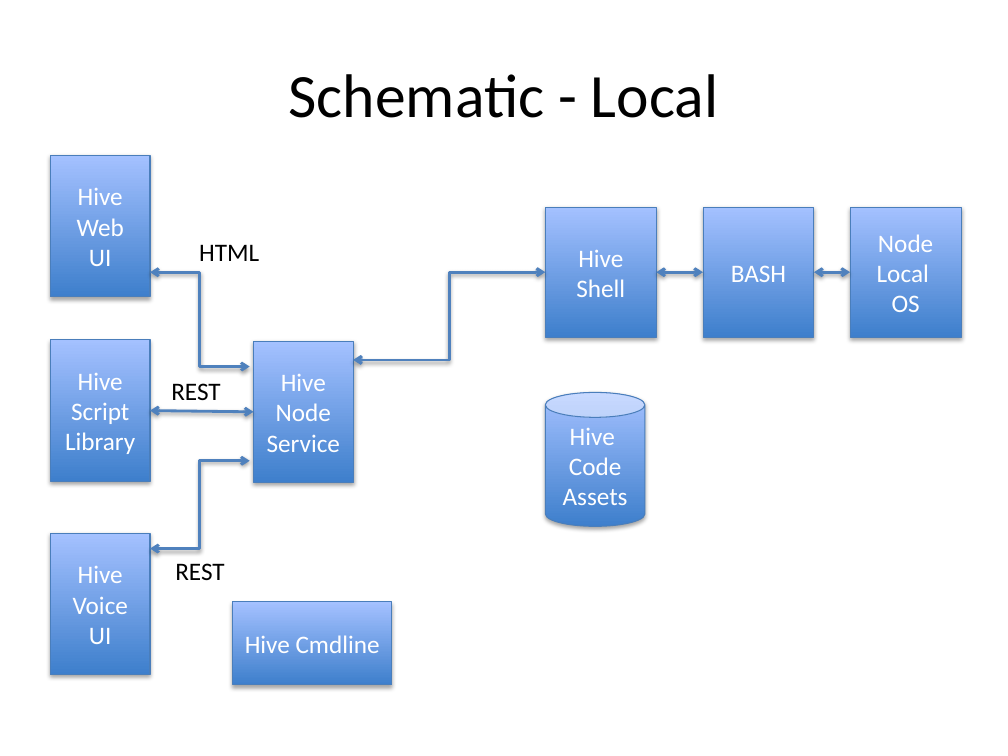
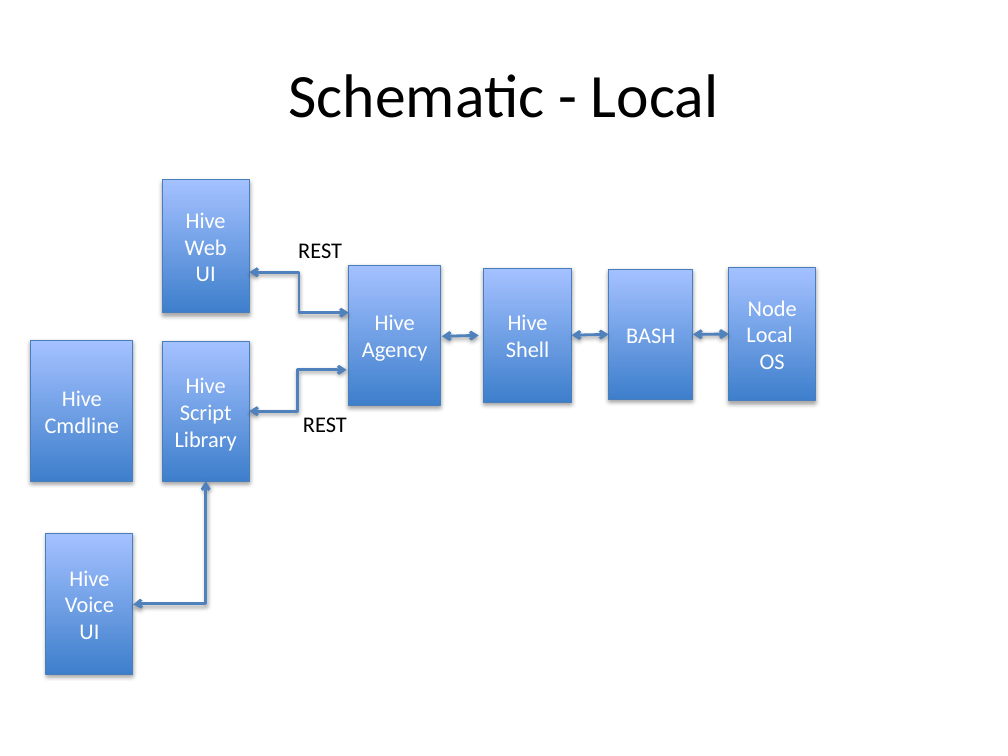
Before and after one commit to pitaman71/cloudburst, a slide deck: slide 2 of Hive System Architecture.pptx. Drawn at 1008x756 pixels with LibreOffice and Linux fonts; fonts in the diff are those of the drawing. Boxes give left, top, right and bottom in pixels: in the first picture for what was removed or moved away, otherwise in the second. Text is boxed around its words. In the diff, an @@ line names an element or a change of style, - is before the commit and + after.

```diff
--- a/Hive System Architecture.pptx
+++ b/Hive System Architecture.pptx
@@ rectangle "Hive": place and size @@
-rectangle "Hive" at [50, 155, 150, 296]
+rectangle "Hive" at [162, 179, 249, 312]
@@ size 18 to 16 pt in 9 elements at [46, 533, 133, 674], [162, 342, 249, 482], [162, 179, 249, 312], [484, 268, 572, 402], [303, 417, 347, 432], [609, 269, 694, 399], [729, 267, 815, 401], [31, 340, 133, 481], [298, 243, 342, 258] @@
@@ text "REST": place and size @@
-text "REST" at [175, 563, 224, 580]
+text "REST" at [298, 243, 342, 258]
@@ text removed at [199, 244, 259, 261] @@
-HTML
@@ rectangle "Hive": place and size @@
-rectangle "Hive" at [253, 342, 353, 483]
+rectangle "Hive" at [349, 265, 440, 405]
@@ rectangle "Hive Shell": place and size @@
-rectangle "Hive Shell" at [545, 208, 656, 338]
+rectangle "Hive Shell" at [484, 268, 572, 402]
@@ rectangle "BASH": place and size @@
-rectangle "BASH" at [703, 208, 813, 338]
+rectangle "BASH" at [609, 269, 694, 399]
@@ rectangle "Node Local": place and size @@
-rectangle "Node Local" at [850, 208, 961, 338]
+rectangle "Node Local" at [729, 267, 815, 401]
@@ elbow double arrow moved from (150, 272) - (250, 367) to (249, 272) - (349, 312) @@
@@ elbow double arrow removed from (353, 360) to (545, 272) @@
@@ text in rectangle at [375, 315, 415, 330]: size 18 to 16 pt in "Hive" @@
@@ rectangle "Hive Cmdline": place and size @@
-rectangle "Hive Cmdline" at [233, 602, 392, 684]
+rectangle "Hive Cmdline" at [31, 340, 133, 481]
@@ rectangle "Hive Script Library": place and size @@
-rectangle "Hive Script Library" at [50, 340, 150, 481]
+rectangle "Hive Script Library" at [162, 342, 249, 482]
@@ text in rectangle at [362, 342, 428, 361]: text changed; size 18 to 16 pt @@
-Node Service
+Agency
@@ double arrow added from (442, 337) to (479, 336), #4F81BD 2 pt @@
@@ double arrow moved from (656, 272) - (703, 272) to (572, 336) - (609, 335) @@
@@ double arrow moved from (814, 272) - (850, 272) to (692, 335) - (729, 334) @@
@@ elbow double arrow added from (249, 411) to (347, 370), #4F81BD 2 pt @@
@@ double arrow removed from (150, 410) to (253, 412) @@
@@ text "REST": place and size @@
-text "REST" at [171, 383, 220, 400]
+text "REST" at [303, 417, 347, 432]
@@ cylinder removed at [545, 392, 645, 526] @@
-Hive
-Code
-Assets
@@ elbow double arrow moved from (150, 548) - (250, 461) to (133, 605) - (206, 481) @@
@@ rectangle "Hive Voice UI": place and size @@
-rectangle "Hive Voice UI" at [50, 533, 150, 674]
+rectangle "Hive Voice UI" at [46, 533, 133, 674]
```
Also in this commit, not shown: 1 slide added, 2 other files.
